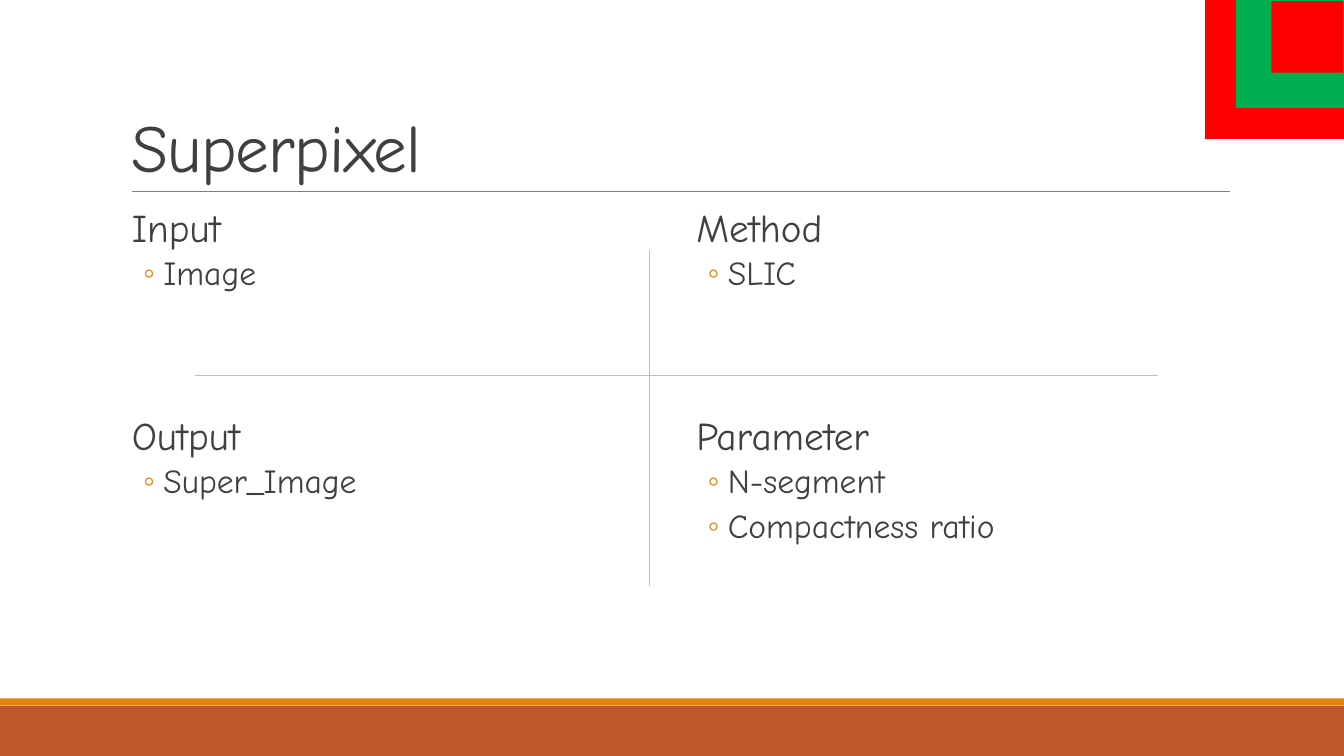
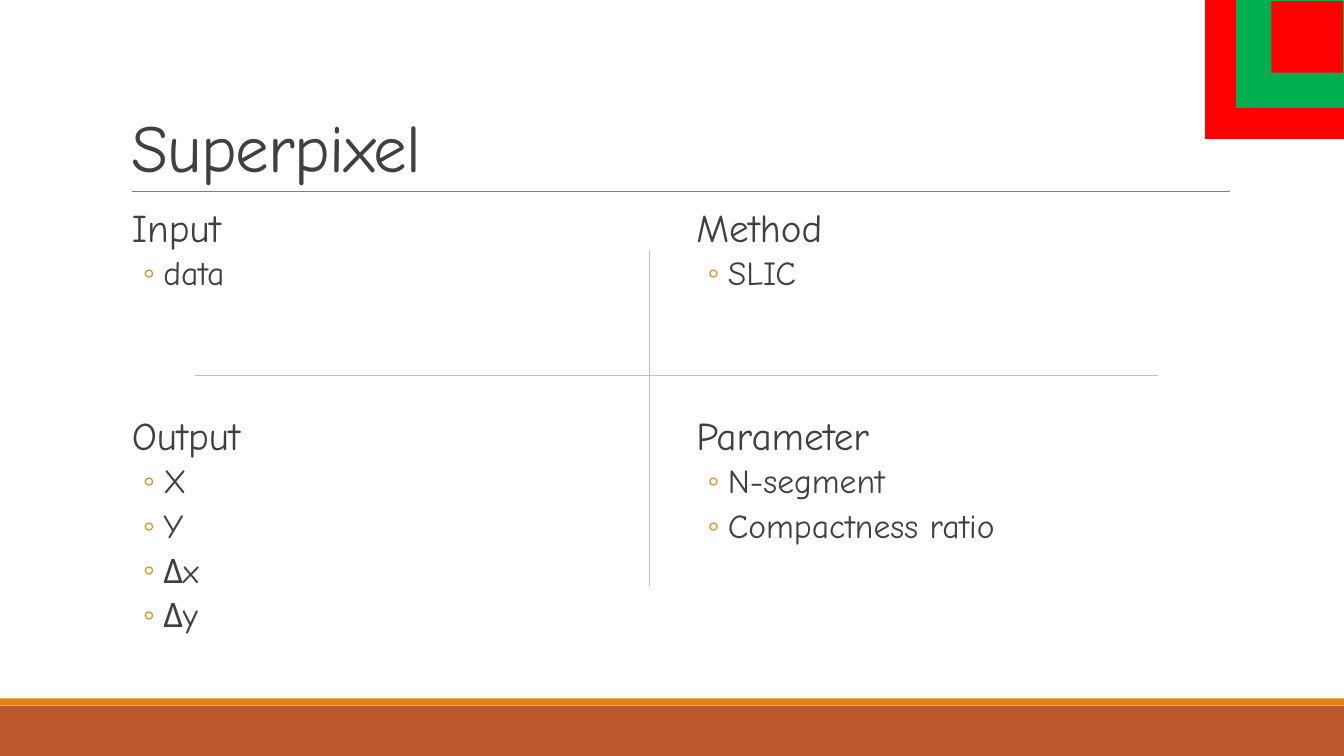
Before and after one commit to a98carey/Machine-Learning, a slide deck: slide 14 of machine_learning_Final2.pptx (slide 20 before the commit). Drawn at 1344x756 pixels with LibreOffice and Linux fonts; fonts in the diff are those of the drawing. Boxes give left, top, right and bottom in pixels: in the first picture for what was removed or moved away, otherwise in the second. Text is boxed around its words. In the diff, an @@ line names an element or a change of style, - is before the commit and + after.

```diff
--- a/machine_learning_Final2.pptx
+++ b/machine_learning_Final2.pptx
@@ text at [163,262,224,286]: text changed @@
-  ◦ Image
+  ◦ data
@@ text at [163,470,198,634]: text changed @@
-  ◦ Super_Image
+  ◦ X
+  ◦ Y
+  ◦ Δx
+  ◦ Δy
```
Also in this commit, not shown: 7 other slides changed, 1 slide added, 3 slides removed.
